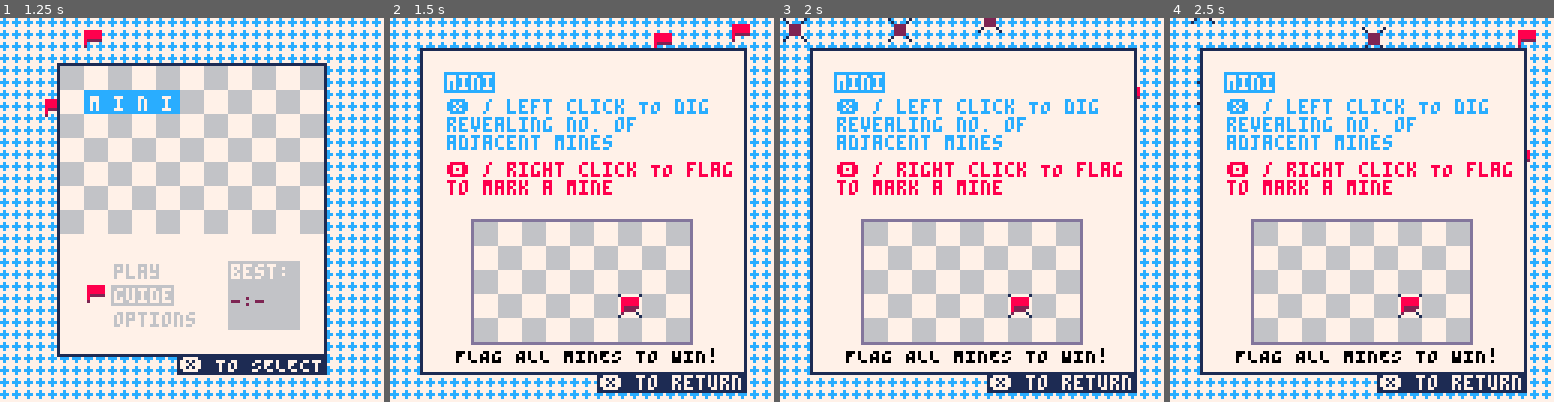
Above: before the commit, frames 1-4 (left to right).
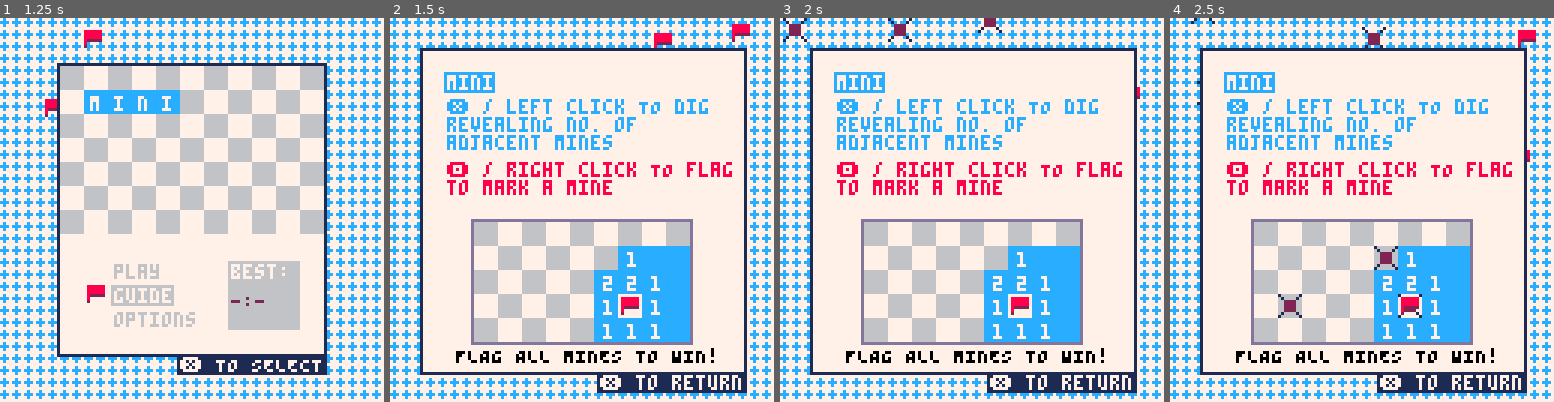
Above: after the commit, the same moments.

Repository: wsasaki01/mini-mines
Game: PICO-8 cartridge mini-mines.p8
The game is run twice, just before and just after one commit, with the same random seed, the same clock (stepped at 60 frames per second) and the same inputs.
Inputs (mouse positions are in pixels of both pictures, inside the frame that each line leads up to):
- Up to frame 1 (1.25 s): tap O (Z key) at 0.33, 1.07 s; click (241, 121) at 0.67 s; tap Down at 0.7 s; click (307, 267) at 1.22 s
- Up to frame 2 (1.5 s): tap X (X key) at 1.43 s
- Up to frame 3 (2 s): click (849, 114) at 1.77 s; hold Up from 1.97 s (still down)
- Up to frame 4 (2.5 s): keep holding Up; tap X (X key) at 2.07 s; tap O (Z key) at 2.22 s; click (1300, 259) at 2.32 s

Frame 1 is identical in both runs. In frame 2, 5.3% of the frame differs, in the area x 53-79%, y 59-85%; in frame 3, 5.3%; in frame 4, 5.5%, in the area x 28-79%, y 59-85%.

Commit message:
Add example to guide screen

Diff:
--- a/main.lua
+++ b/main.lua
@@ -54,6 +54,9 @@
         -- orange (white)
         {9, 7}
     }
+
+    mine_flash = 0
+    show_mines = false
 end
 
 function initialise()
@@ -873,7 +876,7 @@
     sspr(0, 32, 72, 63, 28, 32)
 end
 
-function draw_guide(info_message, show_mines)
+function draw_guide(info_message)
     -- fill with accent background
     cls(themes[theme_select][2])
 
@@ -974,10 +977,33 @@
 
     print("FLAG ALL MINES TO WIN!", 22, 110, 0)
 
-    --ADD TIME THING!
+    if mine_flash != 30 then
+        mine_flash += 1
+    else
+        mine_flash = 0
+        show_mines = not show_mines
+    end
+
     if show_mines then
+        spr(4, 68, 76)
         spr(4, 76, 92)
-    end
+        spr(4, 36, 92)
+    end
+
+    rectfill(76, 76, 99, 91, themes[theme_select][1])
+    rectfill(84, 76, 99, 99, themes[theme_select][1])
+    rectfill(68, 84, 75, 107, themes[theme_select][1])
+    rectfill(76, 100, 99, 107, themes[theme_select][1])
+
+    print("1", 79, 78, 7)
+    print("2", 79, 86, 7)
+    print("2", 71, 86, 7)
+    print("1", 71, 94, 7)
+    print("1", 71, 102, 7)
+    print("1", 79, 102, 7)
+    print("1", 87, 102, 7)
+    print("1", 87, 94, 7)
+    print("1", 87, 86, 7)
 
     spr(3, 76, 92)
 
